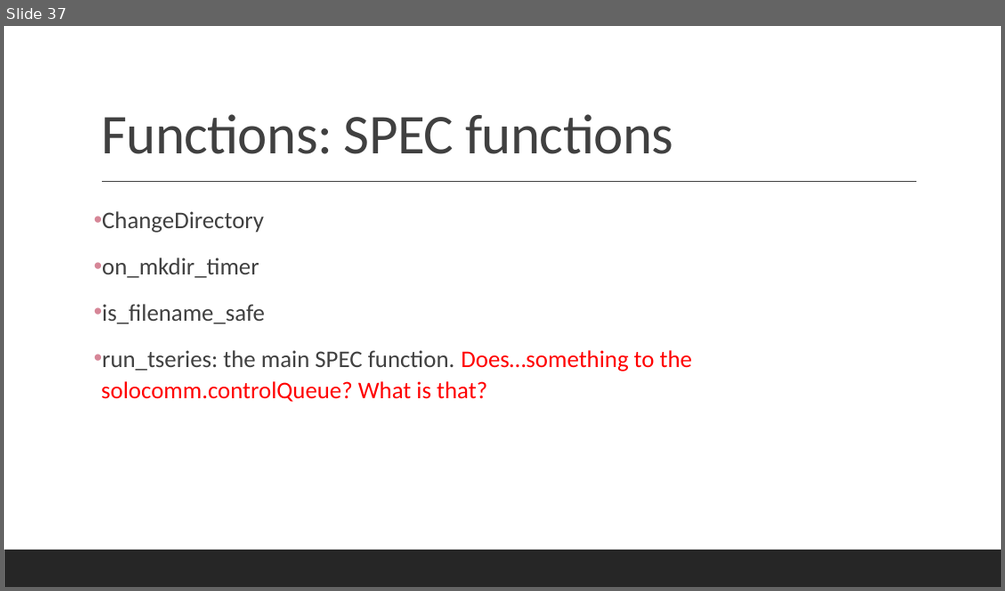
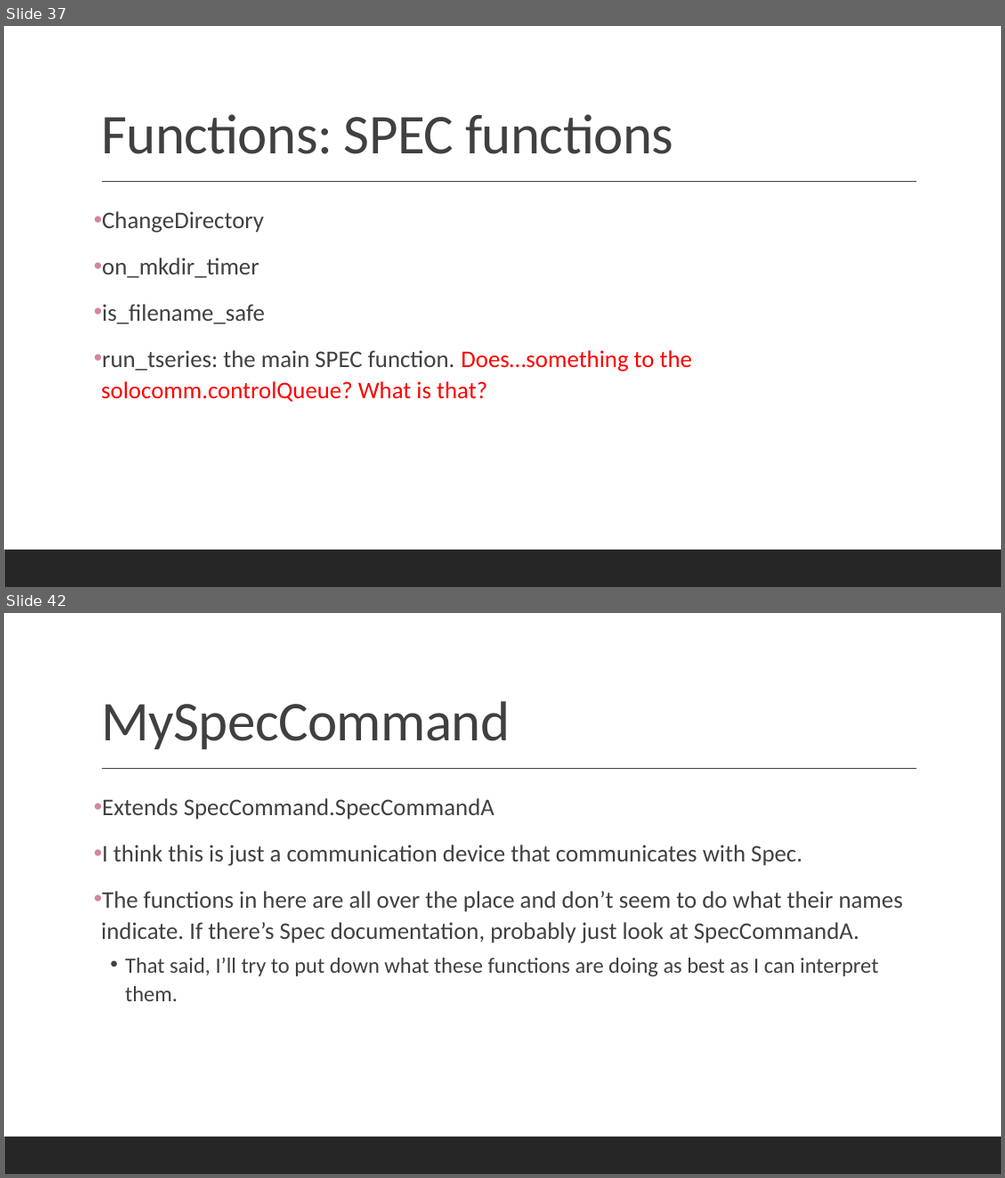
Before and after one commit to mathmauney/SAXSControl, a slide deck: Documentation.pptx. Shown one above the other, each under a label of ours: slide 37 before the commit, slides 37 and 42 after it; the slides between them are not shown. The pictures are 1005x591 and 1005x1178 pixels, drawn with LibreOffice and Linux fonts; fonts in the diff are those of the drawing. Boxes give left, top, right and bottom in pixels: in the first picture for what was removed or moved away, otherwise in the second. Text is boxed around its words. In the diff, an @@ line names an element or a change of style, - is before the commit and + after.

Commit message:
finalize Derrick + AlexM documentation + mild changes

```diff
--- a/Documentation.pptx
+++ b/Documentation.pptx
@@ slide 42 added at (4,613,1001,1174), background #FFFFFF; not listed: 2 template elements that a slide beside it also shows @@
@@ title added at (101,701,510,749), 54 pt, text #404040 @@
+MySpecCommand
@@ text added at (101,798,903,1001), 23 pt, text #404040 @@
+• Extends SpecCommand.SpecCommandA
+• I think this is just a communication device that communicates with Spec.
+• The functions in here are all over the place and don’t seem to do what their names indicate. If there’s Spec documentation, probably just look at SpecCommandA.
+  • That said, I’ll try to put down what these functions are doing as best as I can interpret them.
```
Also in this commit, not shown: 1 slide changed, 15 other slides added, 1 slide removed, 2 other files.
